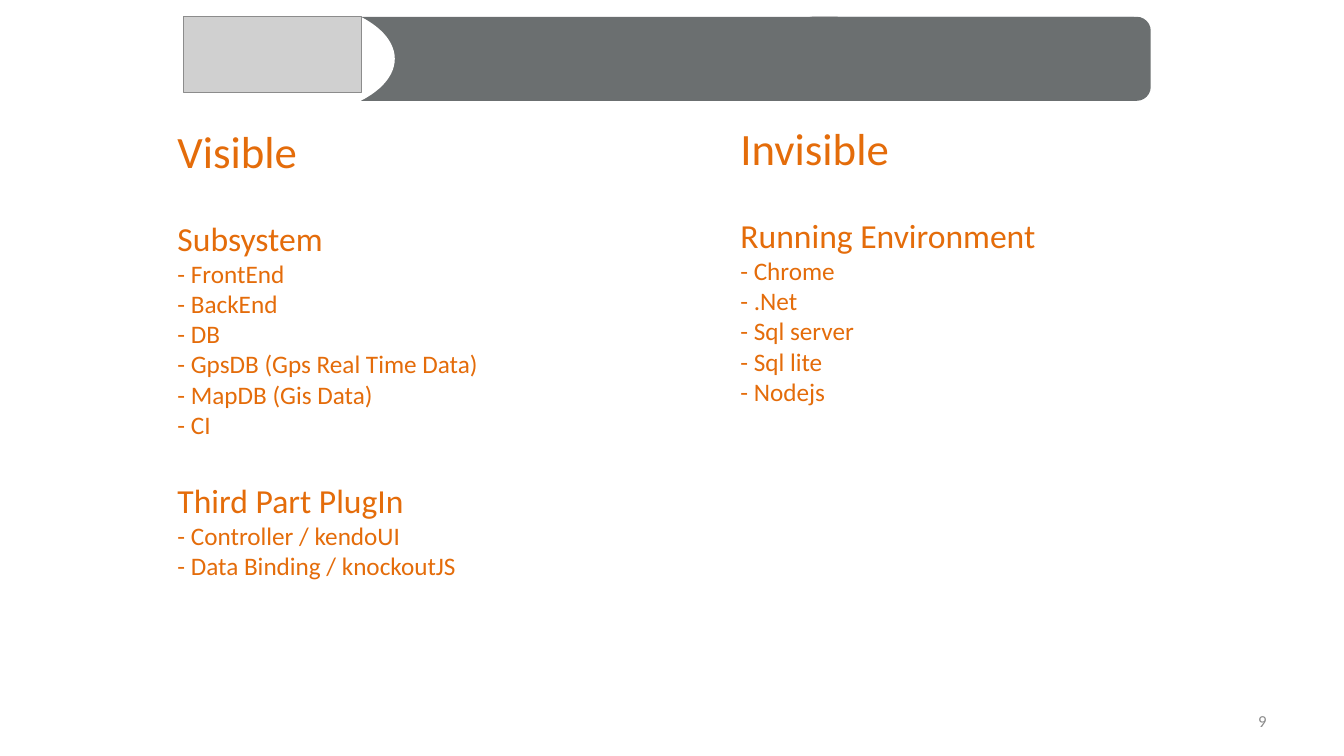
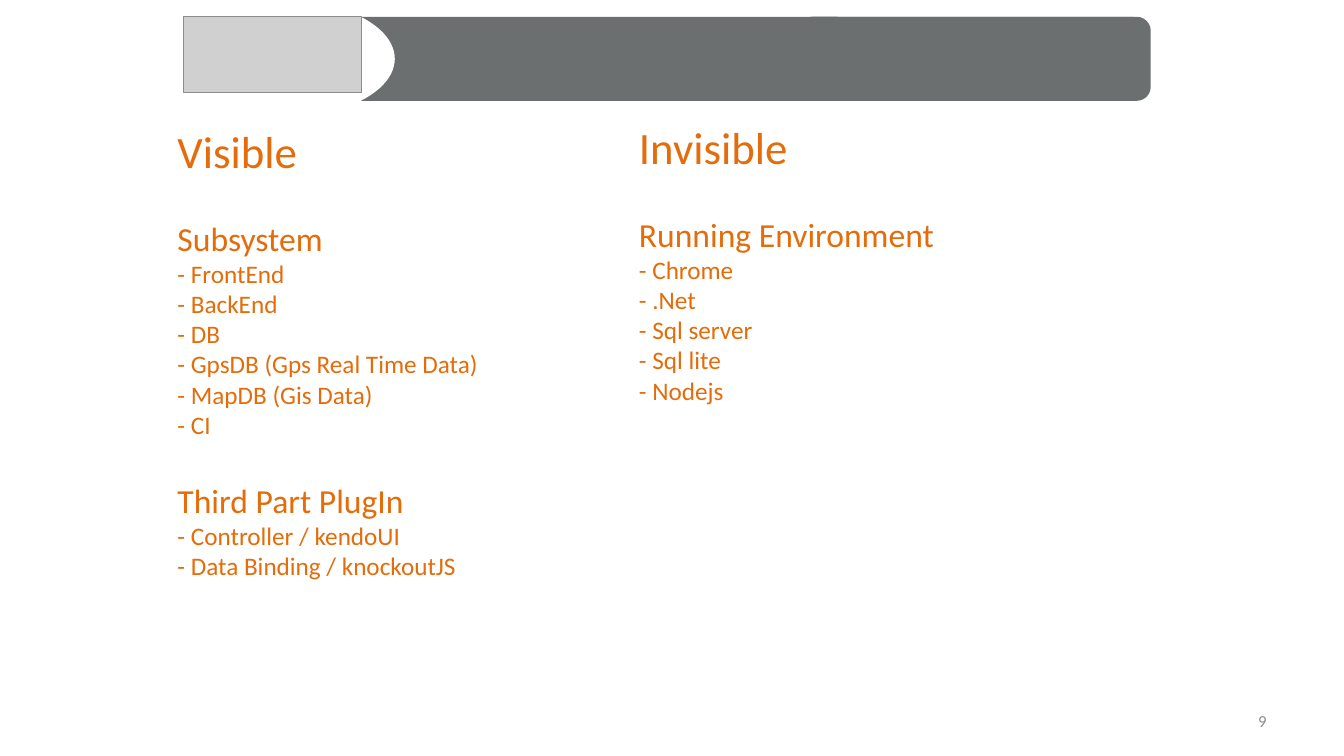
Before and after one commit to rainbow494/blog.zuoshachi.com, a slide deck: slide 9 of examples/how-to-debug-website/how-to-debug-viewfinder.pptx. Drawn at 1344x756 pixels with LibreOffice and Linux fonts; fonts in the diff are those of the drawing; grey boxes stand for pictures. Boxes give left, top, right and bottom in pixels: in the first picture for what was removed or moved away, otherwise in the second. Text is boxed around its words. In the diff, an @@ line names an element or a change of style, - is before the commit and + after.

```diff
--- a/examples/how-to-debug-website/how-to-debug-viewfinder.pptx
+++ b/examples/how-to-debug-website/how-to-debug-viewfinder.pptx
@@ text "Invisible": place and size @@
-text "Invisible" at [740,134,1035,406]
+text "Invisible" at [639,133,934,405]
```
Also in this commit, not shown: 4 other slides changed, 3 other files.
